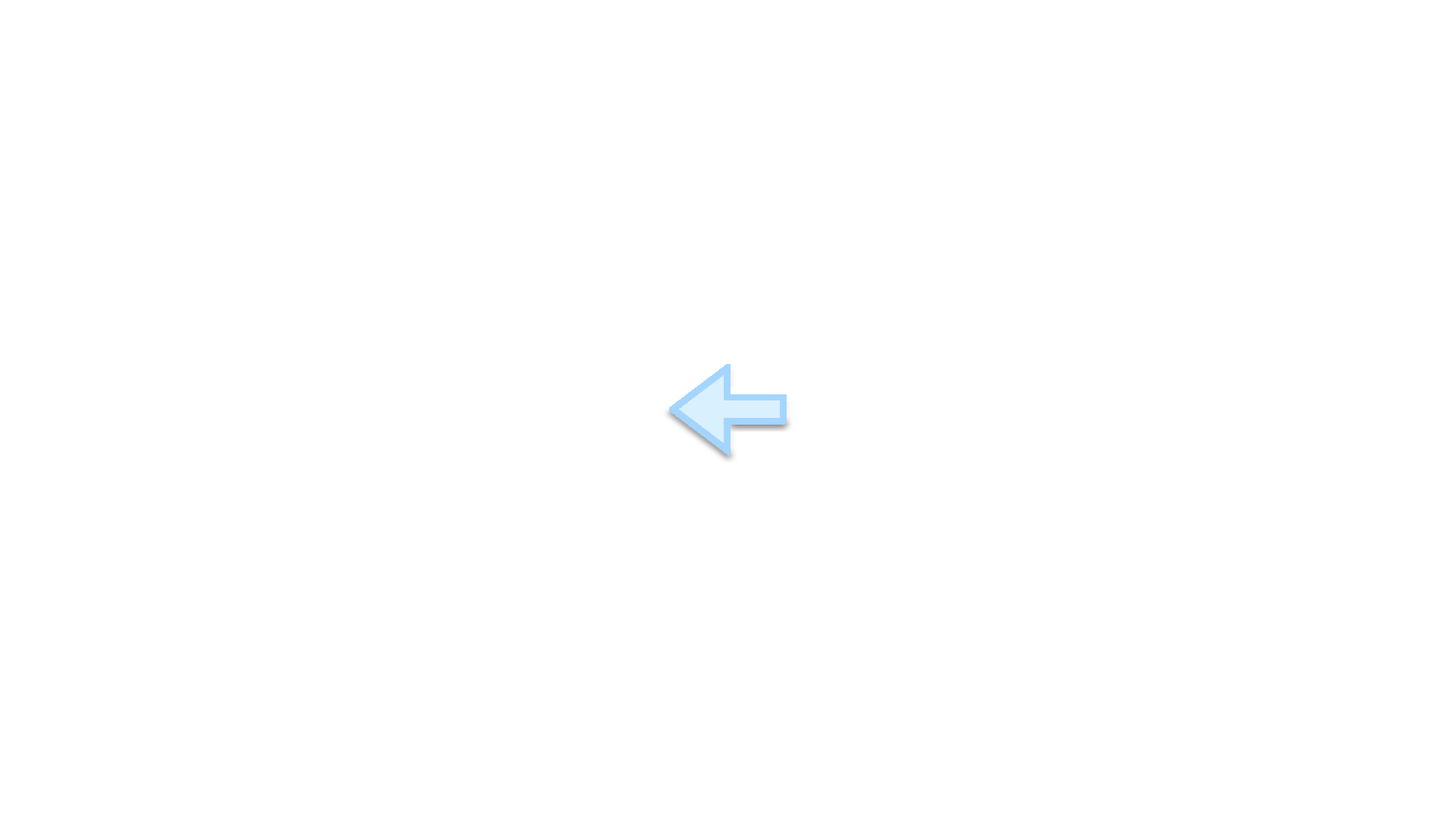
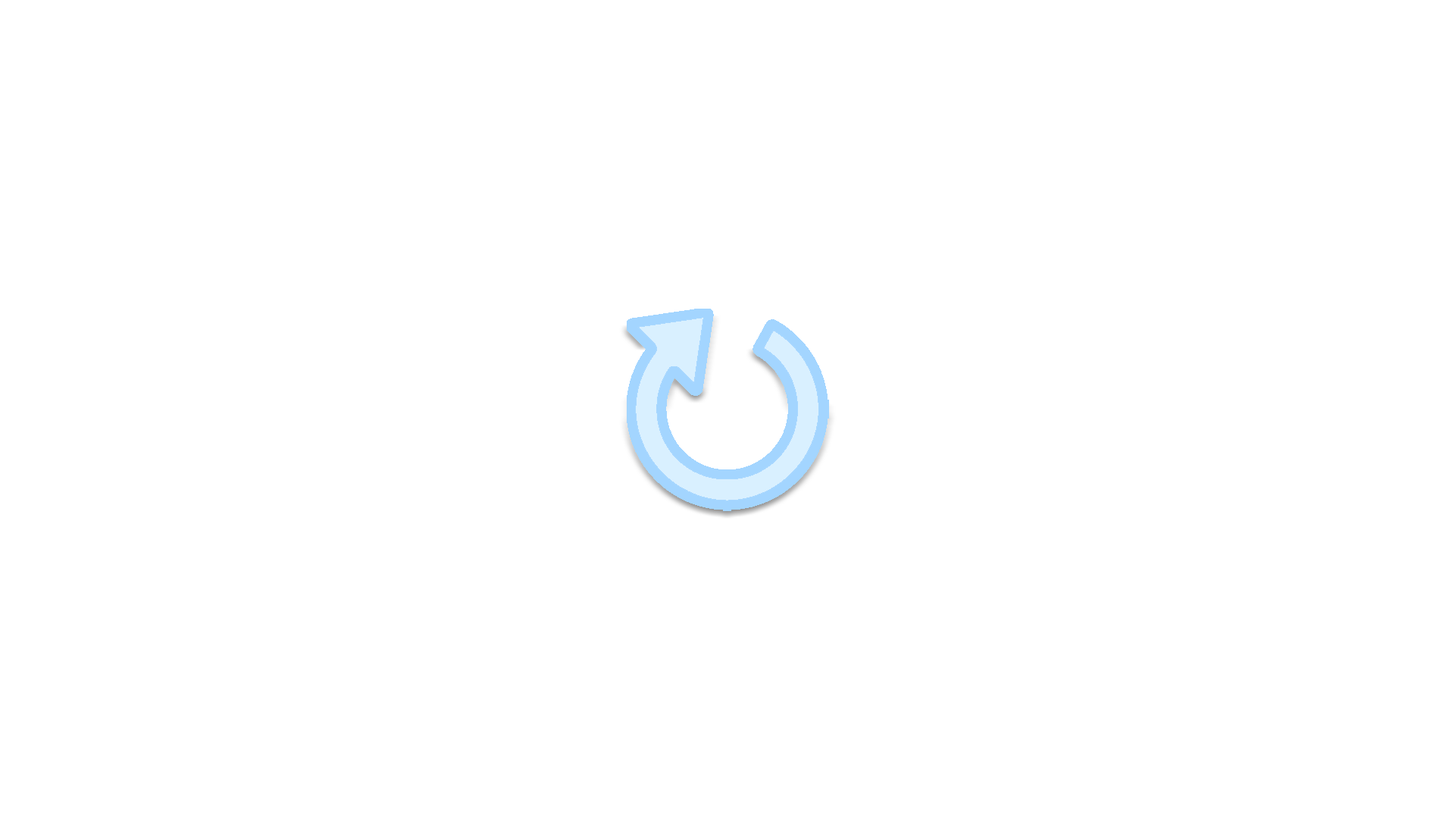
Layer changes from the first 1455px x 819px image to the second:
added layer "RestartButton" above "PrevButton" over (626, 308, 830, 511)
hid "BackButton", painted on it over (669, 363, 787, 456)
